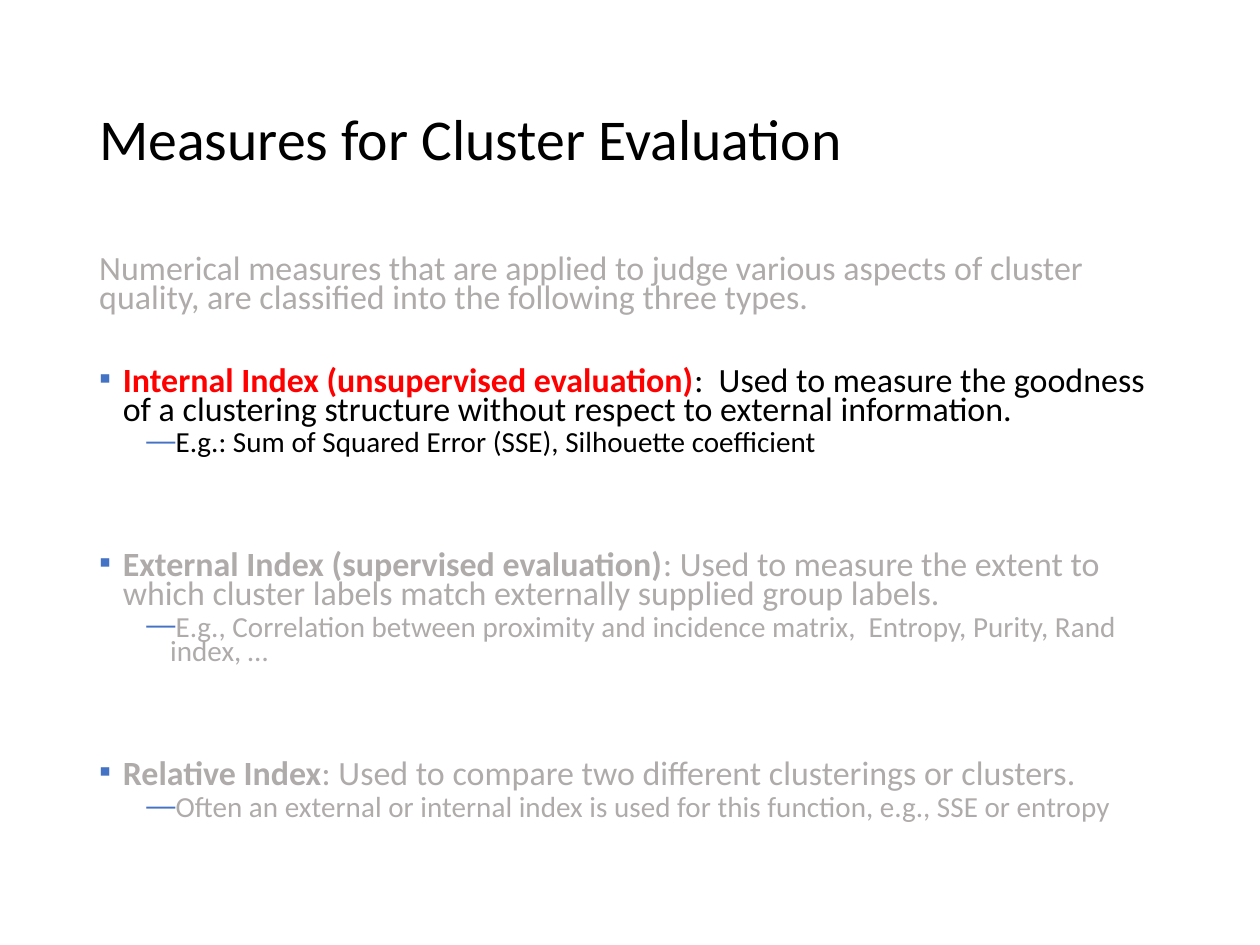
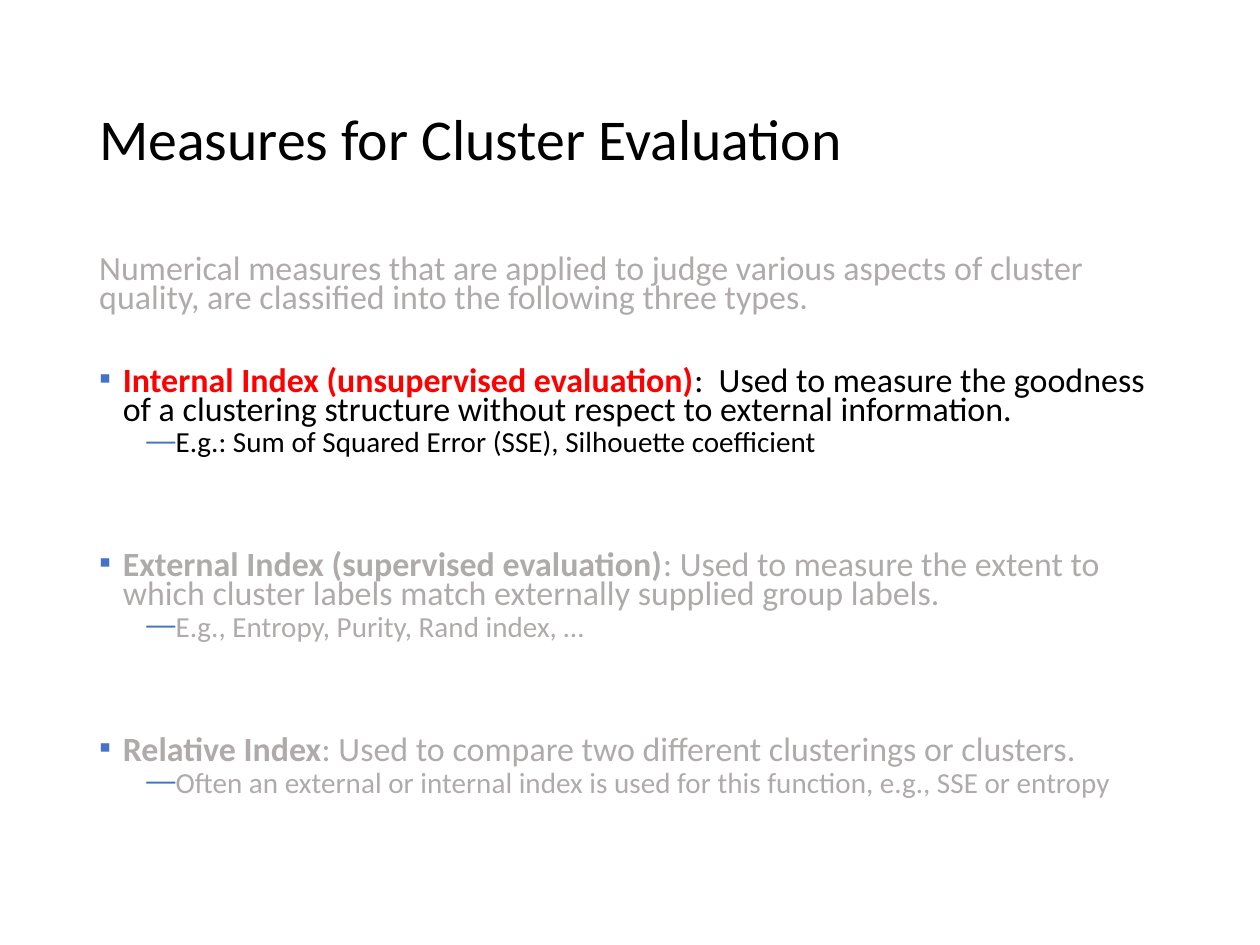
Before and after one commit to mhahsler/Introduction_to_Data_Mining_R_Examples, a slide deck: slide 74 of slides/chap7_basic_cluster_analysis.pptx. Drawn at 1260x945 pixels with LibreOffice and Linux fonts; fonts in the diff are those of the drawing. Boxes give left, top, right and bottom in pixels: in the first picture for what was removed or moved away, otherwise in the second. Text is boxed around its words. In the diff, an @@ line names an element or a change of style, - is before the commit and + after.

Commit message:
improved cluster evaluation.

```diff
--- a/slides/chap7_basic_cluster_analysis.pptx
+++ b/slides/chap7_basic_cluster_analysis.pptx
@@ text at <box>176,617,557,642</box>: text changed @@
-  — E.g., Correlation between proximity and incidence matrix, Entropy, Purity, Rand index, …
+  — E.g., Entropy, Purity, Rand index, …
```
Also in this commit, not shown: 11 other slides changed, 1 slide removed, 26 other files.
